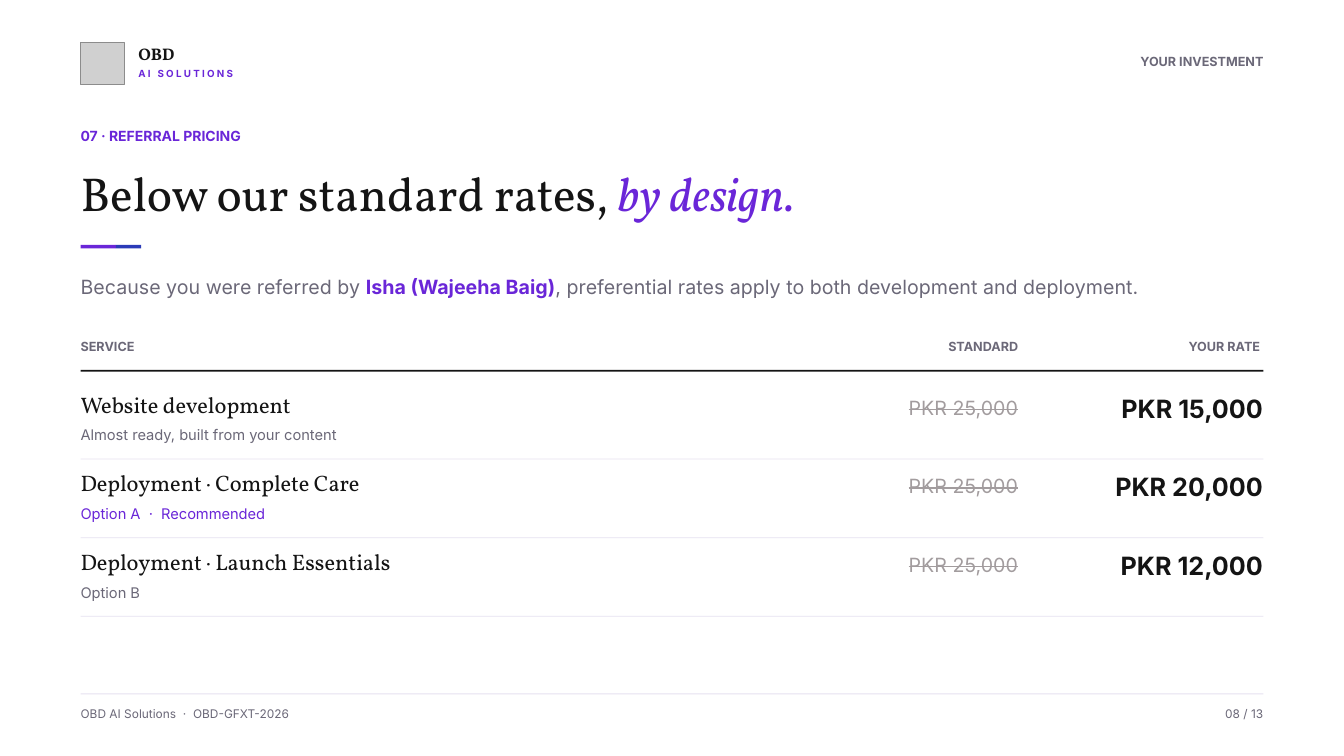
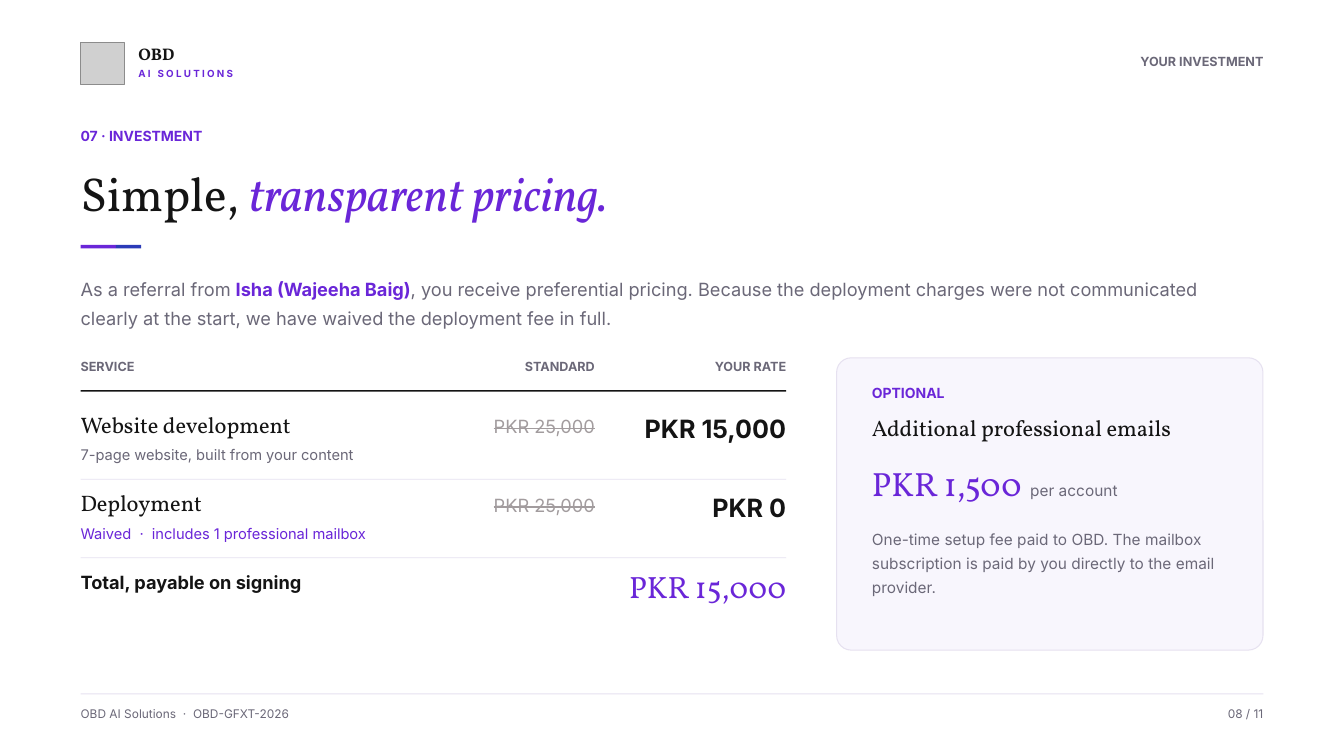
Before and after one commit to dev-qaamqaaj/website-docs, a slide deck: slide 8 of GFX-T Onboarding Kit/PPT/00 - Kickoff Deck.pptx. Drawn at 1344x756 pixels with LibreOffice and Linux fonts; fonts in the diff are those of the drawing; grey boxes stand for pictures. Boxes give left, top, right and bottom in pixels: in the first picture for what was removed or moved away, otherwise in the second. Text is boxed around its words. In the diff, an @@ line names an element or a change of style, - is before the commit and + after.

```diff
--- a/GFX-T Onboarding Kit/PPT/00 - Kickoff Deck.pptx
+++ b/GFX-T Onboarding Kit/PPT/00 - Kickoff Deck.pptx
@@ text at (x1=81, y1=130, x2=202, y2=141): text changed @@
-07 · REFERRAL PRICING
+07 · INVESTMENT
@@ text at (x1=81, y1=177, x2=608, y2=223): text changed; text colour #141414 to #6A26D8; italic on @@
-Below our standard rates, by design.
+Simple, transparent pricing.
@@ text at (x1=81, y1=281, x2=1197, y2=329): text changed; size 14 to 13 pt @@
-Because you were referred by Isha (Wajeeha Baig), preferential rates apply to both development and deployment.
+As a referral from Isha (Wajeeha Baig), you receive preferential pricing. Because the deployment charges were not communicated clearly at the start, we have waived the deployment fee in full.
@@ text "SERVICE" moved from (x1=81, y1=342, x2=135, y2=351) to (x1=81, y1=362, x2=135, y2=371) @@
@@ text "STANDARD" moved from (x1=948, y1=342, x2=1018, y2=351) to (x1=525, y1=362, x2=595, y2=371) @@
@@ text "YOUR RATE" moved from (x1=1189, y1=342, x2=1260, y2=351) to (x1=715, y1=362, x2=787, y2=371) @@
@@ rounded rectangle added at (x1=837, y1=358, x2=1263, y2=650), fill #F8F6FD, outline #E6E1F0 0.75 pt @@
@@ text added at (x1=872, y1=387, x2=945, y2=398), 10 pt, text #6A26D8, bold @@
+OPTIONAL
@@ text "Website development" moved from (x1=81, y1=397, x2=291, y2=419) to (x1=81, y1=417, x2=291, y2=439) @@
@@ rectangle resized from (x1=81, y1=370, x2=1263, y2=372) to (x1=81, y1=390, x2=786, y2=392) @@
@@ text "PKR 25,000" moved from (x1=909, y1=400, x2=1018, y2=419) to (x1=494, y1=420, x2=594, y2=436) @@
@@ text "PKR 25,000" at (x1=494, y1=420, x2=594, y2=436): size 14 to 13 pt @@
@@ text "PKR 15,000" moved from (x1=1121, y1=399, x2=1263, y2=423) to (x1=645, y1=419, x2=787, y2=443) @@
@@ text at (x1=81, y1=449, x2=353, y2=463): text changed @@
-Almost ready, built from your content
+7-page website, built from your content
@@ text added at (x1=872, y1=420, x2=1171, y2=442), 16 pt, text #141414 @@
+Additional professional emails
@@ rectangle resized from (x1=81, y1=459, x2=1263, y2=460) to (x1=81, y1=479, x2=786, y2=480) @@
@@ text added at (x1=872, y1=473, x2=1118, y2=502), 11 pt, text #6B6878 @@
+PKR 1,500 per account
@@ text at (x1=81, y1=495, x2=202, y2=517): text changed @@
-Deployment · Complete Care
+Deployment
@@ text "PKR 25,000" at (x1=494, y1=499, x2=594, y2=515): size 14 to 13 pt @@
@@ text "PKR 25,000" moved from (x1=909, y1=478, x2=1018, y2=497) to (x1=494, y1=499, x2=594, y2=515) @@
@@ text at (x1=712, y1=498, x2=786, y2=518): text changed @@
-PKR 20,000
+PKR 0
@@ text at (x1=81, y1=528, x2=366, y2=542): text changed @@
-Option A · Recommended
+Waived · includes 1 professional mailbox
@@ text added at (x1=872, y1=533, x2=1215, y2=596), 11 pt, text #6B6878 @@
+One-time setup fee paid to OBD. The mailbox subscription is paid by you directly to the email provider.
@@ rectangle resized from (x1=81, y1=537, x2=1263, y2=538) to (x1=81, y1=558, x2=786, y2=559) @@
@@ text removed at (x1=1121, y1=556, x2=1263, y2=580) @@
-PKR 12,000
@@ text at (x1=81, y1=575, x2=302, y2=593): text changed; size 16 to 13 pt; font Vollkorn to Inter; bold on @@
-Deployment · Launch Essentials
+Total, payable on signing
@@ text removed at (x1=81, y1=587, x2=140, y2=601) @@
-Option B
@@ text at (x1=629, y1=577, x2=786, y2=604): text changed; size 14 to 22 pt; font Inter to Vollkorn; text colour #A29C9E to #6A26D8 @@
-PKR 25,000
+PKR 15,000
@@ rectangle removed at (x1=81, y1=616, x2=1263, y2=617) @@
@@ text at (x1=1228, y1=709, x2=1264, y2=718): text changed @@
-08 / 13
+08 / 11
```
Also in this commit, not shown: 9 other slides changed, 2 slides removed, 30 other files.
